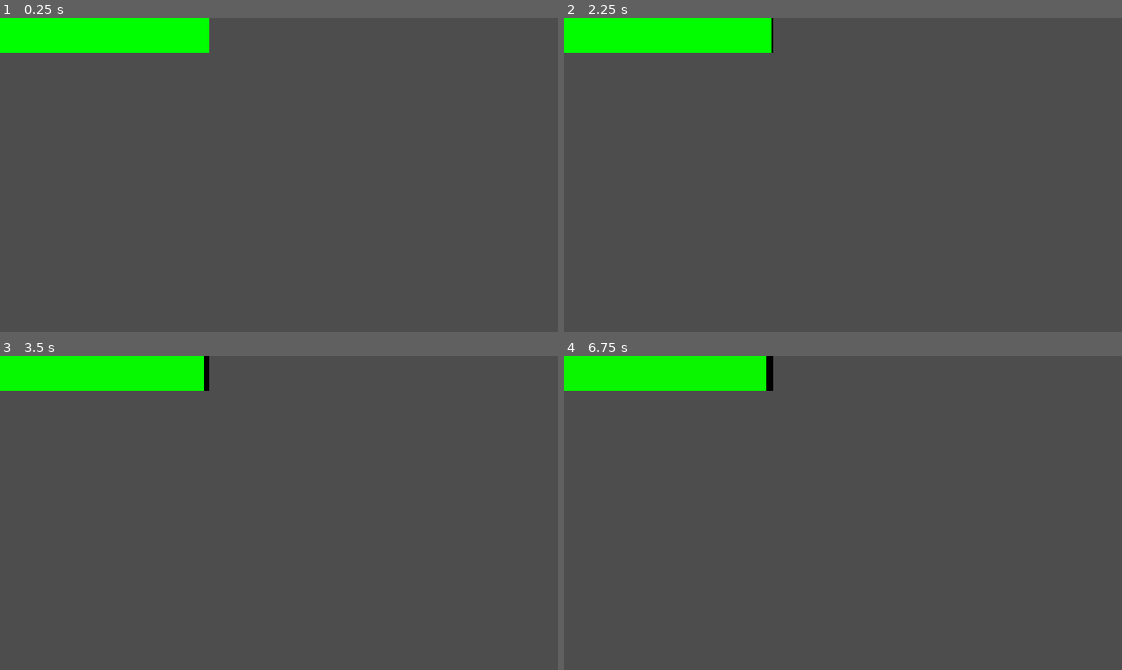
Above: before the commit, frames 1-4 (two rows, left to right).
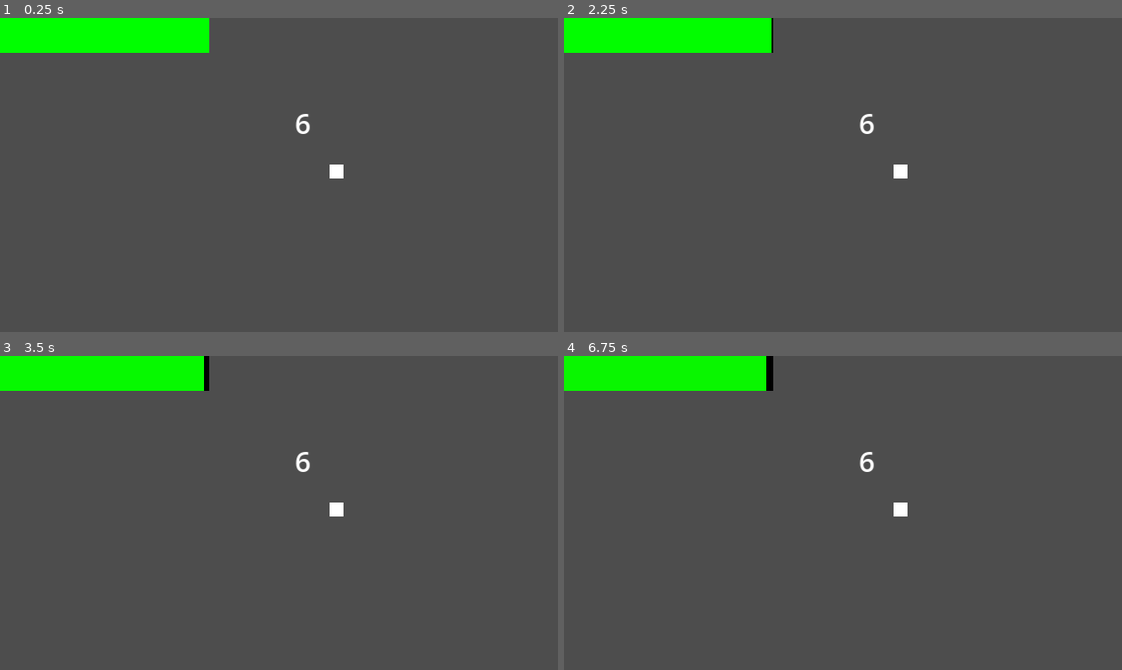
Above: after the commit, the same moments.

Repository: SabrinaRoss/Ludum-Dare-56
Game: Godot game, scene res://src/main/Level 2.tscn
The game is run twice, just before and just after one commit, with the same random seed, the same clock (stepped at 60 frames per second) and the same inputs. This scene is started directly instead of the project's main scene.
Inputs (mouse positions are in pixels of both pictures, inside the frame that each line leads up to):
- Up to frame 1 (0.25 s): no input
- Up to frame 2 (2.25 s): tap Enter at 0.5, 2 s; move the mouse to (965, 159) at 0.52 s; press the mouse at (965, 159) at 0.53 s; hold D (right) 0.53-1.28 s; tap Space (roll) at 1.25, 1.35 s; move the mouse to (731, 190) at 1.27 s; release the mouse at (731, 190) at 1.28 s; hold S (down) 1.28-2.03 s; move the mouse to (898, 105) at 2.02 s; hold D (right) from 2.03 s (still down); hold 1 from 2.03 s (still down)
- Up to frame 3 (3.5 s): tap Space (roll) at 2.75 s; move the mouse to (251, 575) at 2.77 s; release D (right) at 2.78 s; release 1 at 2.78 s; hold W (up) from 2.78 s (still down); click (251, 575) at 2.85 s
- Up to frame 4 (6.75 s): tap Enter at 3.5 s; move the mouse to (1010, 560) at 3.52 s; release W (up) at 3.53 s; hold A (left) 3.53-5.03 s; tap Space (roll) at 3.6, 4.25, 5.85 s; move the mouse to (675, 465) at 4.27 s; tap 1 at 4.35 s; move the mouse to (870, 513) at 5.02 s; press the mouse at (870, 513) at 5.03 s; hold S (down) 5.03-5.78 s; move the mouse to (759, 434) at 5.77 s; release the mouse at (759, 434) at 5.78 s; hold D (right) 5.78-6.53 s; move the mouse to (965, 497) at 6.52 s; hold W (up) from 6.53 s (still down); hold 1 from 6.53 s (still down)

The runs differ from the first frame. In frame 1, 0.2% of the frame differs, in the area x 52-62%, y 30-52%; in frame 2, 0.2%; in frame 3, 0.2%; in frame 4, 0.2%.

Commit message:
squirrel and shit

Diff:
--- a/src/entities/boss/squirrel/nut_circle.gd
+++ b/src/entities/boss/squirrel/nut_circle.gd
@@ -41,10 +41,11 @@
 	velocity = dir * speed
 	move_and_slide()
 	for nut in nuts:
-		if not nut or not nut.locked:
+		if not is_instance_valid(nut) or not nut.locked:
 			nuts.erase(nut)
 			if not nuts:
 				queue_free()
+			continue
 		nut.velocity = velocity
 		nut.move_and_slide()
 		var nut_vect = (nut.global_position - global_position).normalized()
--- a/src/entities/boss/squirrel/nut_circle.tscn
+++ b/src/entities/boss/squirrel/nut_circle.tscn
@@ -5,6 +5,7 @@
 [sub_resource type="CircleShape2D" id="CircleShape2D_wfqub"]
 
 [node name="NutCircle" type="CharacterBody2D"]
+top_level = true
 collision_layer = 0
 collision_mask = 0
 script = ExtResource("1_qpq65")
--- a/src/entities/boss/squirrel/squirrel.gd
+++ b/src/entities/boss/squirrel/squirrel.gd
@@ -2,10 +2,13 @@
 
 var health = 100
 
+## dash vars
+var dash_dist = 60
+
 ## shotgun vars
-var shotgun_amount = 5
-var shotgun_spread = PI
-var shotgun_spawn_radius = 10
+var shotgun_amount = 10
+var shotgun_spread = PI / 2
+var shotgun_spawn_radius = 0
 var shotgun_speed = 100
 var shotgun_acorn_chance = 0.1
 
@@ -14,26 +17,34 @@
 var spinning_ball_acorn_chance = 0.5
 var spinning_ball_speed = 40
 var spinning_ball_rot_speed = 100
-var spinning_ball_spawn_dist = 10
+var spinning_ball_spawn_dist = 0
+
+## burst vars
+var burst_amount = 15
+var burst_acorn_chance = 0.1
+var burst_speed = 100
+var burst_spawn_dist = 0
 
 ## snipe vars
 var snipe_speed = 200
-var snipe_spawn_dist = 10
+var snipe_spawn_dist = 0
 
 ## frenzy vars
 var frenzy_speed = 50
-var frenzy_acorns_per_wave = 3
+var frenzy_acorns_per_wave = 20
 var frenzy_wave_num = 20
 var frenzy_wave_cooldown = 0.5
-var frenzy_spawn_dist = 10
+var frenzy_spawn_dist = 0
 var frenzy_turn = PI / 8
 
 @onready var transformables = $Transformables
+@onready var animp = $AnimationPlayer
 
 @onready var nut_scene = preload("res://src/entities/boss/squirrel/squirrel_nut.tscn")
 @onready var acorn_scene = preload("res://src/entities/boss/squirrel/squirrel_acorn.tscn")
 @onready var nut_circle = preload("res://src/entities/boss/squirrel/nut_circle.tscn")
 
+# -1 - idle
 # 0 - jump
 # 1 - dash
 # 2 - shotgun
@@ -43,27 +54,31 @@
 # 6 - frenzy
 var state
 
-var jump_destination = Vector2.ZERO
+var move_destination = Vector2.ZERO
 var nut_bounces = 0
 var last_slide_col : KinematicCollision2D = null
 
-var rest_timer = 0
+var idle_timer = 0
+var idle_next_state = 0
 var frenzy_wave_timer = 0
 var frenzy_waves = 0
 var frenzy_degree = 0
 
+var has_frenzied = false
+
 func _ready() -> void:
-	switch_states(0)
+	switch_states(6)
 
 func _physics_process(delta: float) -> void:
-	if rest_timer <= 0:
-		physics_process_state()
-		check_switch_state()
+	physics_process_state(delta)
 	move_and_slide()
 	last_slide_col = get_last_slide_collision()
-
-func physics_process_state():
+	$Label.text = str(state)
+
+func physics_process_state(delta):
 	match state:
+		-1:
+			idle_state_physics(delta)
 		0:
 			jump_state_physics()
 		1:
@@ -77,9 +92,10 @@
 		5:
 			snipe_state_physics()
 		6:
-			frenzy_state_physics()
+			frenzy_state_physics(delta)
 
 func switch_states(new_state):
+	velocity = Vector2.ZERO
 	if state:
 		exit_state()
 	state = new_state
@@ -87,6 +103,8 @@
 
 func enter_state():
 	match state:
+		-1:
+			enter_idle_state()
 		0:
 			enter_jump_state()
 		1:
@@ -143,12 +161,23 @@
 		transformables.scale.x = 1
 
 func dash_move():
-	pass
+	var stage_middle = Vector2(320,180) / 2
+	var mid_vect = stage_middle - global_position
+	mid_vect /= 6
+	mid_vect = mid_vect * mid_vect * (mid_vect / abs(mid_vect))
+	var player_vect = Singleton.player.global_position - global_position
+	player_vect = (200 - player_vect.length()) * player_vect.normalized()
+	var orth_vect = Vector2(player_vect.y, -player_vect.x).normalized()
+	if randf() < 0.5:
+		orth_vect = Vector2(-player_vect.y, player_vect.x).normalized()
+	var move_vect = (mid_vect - player_vect + orth_vect * 75).normalized()
+	move_destination = global_position + move_vect.normalized() * dash_dist
+	global_position = move_destination
 
 func shotgun_attack():
 	var dir_vect = (Singleton.player.global_position - global_position).normalized()
 	update_facing(dir_vect)
-	var start_angle = dir_vect.angle() - shotgun_spread / 2
+	var start_angle = dir_vect.angle() - shotgun_spread / 2 + shotgun_spread / shotgun_amount / 2
 	for i in range(shotgun_amount):
 		var cur_dir = Vector2.RIGHT.rotated(start_angle + i * shotgun_spread / shotgun_amount)
 		var new_projectile
@@ -174,6 +203,22 @@
 	new_spinning_ball.global_position = global_position + dir_vect * spinning_ball_spawn_dist
 	add_child(new_spinning_ball)
 
+func burst_attack():
+	var angle_inc = TAU / burst_amount
+	var start_angle = randf_range(0, angle_inc)
+	for i in range(burst_amount):
+		var dir_vect = Vector2.from_angle(start_angle + angle_inc * i)
+		var new_projectile
+		if randf() < burst_acorn_chance:
+			new_projectile = acorn_scene.instantiate()
+		else:
+			new_projectile = nut_scene.instantiate()
+			new_projectile.bounces = nut_bounces
+		new_projectile.dir = dir_vect
+		new_projectile.speed = burst_speed
+		new_projectile.global_position = global_position + burst_spawn_dist * dir_vect
+		add_child(new_projectile)
+
 func snipe_attack():
 	var dir_vect = (Singleton.player.global_position - global_position).normalized()
 	update_facing(dir_vect)
@@ -197,16 +242,19 @@
 		add_child(new_nut)
 
 func idle(time):
-	pass
+	idle_timer = time
+	switch_states(-1)
 
 func upgrade_stats():
 	pass
 
-func norm_pick_state() -> int:
-	return 0
-
 ## PHYSICS FUNCTIONS
 
+func idle_state_physics(delta):
+	idle_timer -= delta
+	if idle_timer <= 0:
+		check_switch_idle_state()
+
 func jump_state_physics():
 	pass
 
@@ -225,81 +273,144 @@
 func snipe_state_physics():
 	pass
 
-func frenzy_state_physics():
+func frenzy_state_physics(delta):
 	if frenzy_wave_timer <= 0:
 		spawn_frenzy_wave()
 		frenzy_degree -= frenzy_turn
 		frenzy_waves -= 1
 		frenzy_wave_timer = frenzy_wave_cooldown
 		if frenzy_waves == 0:
-			switch_states(norm_pick_state())
+			check_switch_frenzy_state()
+		print(frenzy_waves)
+	frenzy_wave_timer -= delta
 
 ## ENTER STATE FUNCTIONS
 
+func enter_idle_state():
+	animp.play("idle")
+
 func enter_jump_state():
-	pass
+	animp.play("jump")
 
 func enter_dash_state():
-	pass
+	animp.play("dash")
+	dash_move()
 
 func enter_shotgun_state():
-	pass
+	animp.play("shotgun")
+	shotgun_attack()
 
 func enter_spinning_ball_state():
-	pass
+	animp.play("spinning_ball")
+	spinning_ball_attack()
 
 func enter_burst_state():
-	pass
+	animp.play("burst")
+	burst_attack()
 
 func enter_snipe_state():
-	pass
+	animp.play("snipe")
+	snipe_attack()
 
 func enter_frenzy_state():
-	pass
+	animp.play("frenzy")
+	frenzy_waves = frenzy_wave_num
 
 ## EXIT STATE FUNCTIONS
 
 func exit_jump_state():
-	idle(1)
+	pass
 
 func exit_dash_state():
-	idle(1)
+	pass
 
 func exit_shotgun_state():
-	idle(1)
+	pass
 
 func exit_spinning_ball_state():
-	idle(1)
+	pass
 
 func exit_burst_state():
-	idle(1)
+	pass
 
 func exit_snipe_state():
-	idle(1)
+	pass
 
 func exit_frenzy_state():
 	upgrade_stats()
-	idle(1)
 
 ## SWITCH STATE FUNCTIONS
 
+func check_switch_idle_state():
+	switch_states(idle_next_state)
+
 func check_switch_jump_state():
-	pass
+	idle_next_state = 6
+	idle(1)
 
 func check_switch_dash_state():
-	pass
+	var p = randf()
+	if p < 0.2:
+		idle_next_state = 1
+	elif p < 0.6:
+		idle_next_state = 2
+	elif p < 0.8:
+		idle_next_state = 3
+	else:
+		idle_next_state = 4
+	idle(1)
 
 func check_switch_shotgun_state():
-	pass
+	var p = randf()
+	if p < 0.8:
+		idle_next_state = 1
+	else:
+		idle_next_state = 5
+	idle(1)
 
 func check_switch_spinning_ball_state():
-	pass
+	var p = randf()
+	if p < 0.6:
+		idle_next_state = 1
+	elif p < 0.8:
+		idle_next_state = 2
+	else:
+		idle_next_state = 5
+	idle(1)
 
 func check_switch_burst_state():
-	pass
+	var p = randf()
+	if p < 0.4:
+		idle_next_state = 1
+	elif p < 0.7:
+		idle_next_state = 2
+	else:
+		idle_next_state = 5
+	idle(1)
 
 func check_switch_snipe_state():
-	pass
+	idle_next_state = 1
+	idle(1)
 
 func check_switch_frenzy_state():
-	pass
+	idle_next_state = 5
+	idle(1)
+
+func _on_animation_player_animation_finished(anim_name: StringName) -> void:
+	match anim_name:
+		"idle":
+			pass
+		"jump":
+			check_switch_jump_state()
+		"dash":
+			check_switch_dash_state()
+		"shotgun":
+			check_switch_shotgun_state()
+		"spinning_ball":
+			check_switch_spinning_ball_state()
+		"burst":
+			check_switch_burst_state()
+		"snipe":
+			check_switch_snipe_state()
+		"frenzy":
+			pass
--- a/src/entities/boss/squirrel/squirrel.tscn
+++ b/src/entities/boss/squirrel/squirrel.tscn
@@ -8,7 +8,44 @@
 
 [sub_resource type="CircleShape2D" id="CircleShape2D_4qfvs"]
 
+[sub_resource type="Animation" id="Animation_0mqtx"]
+resource_name = "dash"
+
+[sub_resource type="Animation" id="Animation_pti6m"]
+resource_name = "frenzy"
+
+[sub_resource type="Animation" id="Animation_ejnp4"]
+resource_name = "idle"
+
+[sub_resource type="Animation" id="Animation_kbm22"]
+resource_name = "jump"
+
+[sub_resource type="Animation" id="Animation_7duby"]
+resource_name = "shotgun"
+
+[sub_resource type="Animation" id="Animation_f6hq5"]
+resource_name = "burst"
+
+[sub_resource type="Animation" id="Animation_obsoe"]
+resource_name = "snipe"
+
+[sub_resource type="Animation" id="Animation_mpwv8"]
+resource_name = "spinning_ball"
+
+[sub_resource type="AnimationLibrary" id="AnimationLibrary_2u8nl"]
+_data = {
+"burst": SubResource("Animation_f6hq5"),
+"dash": SubResource("Animation_0mqtx"),
+"frenzy": SubResource("Animation_pti6m"),
+"idle": SubResource("Animation_ejnp4"),
+"jump": SubResource("Animation_kbm22"),
+"shotgun": SubResource("Animation_7duby"),
+"snipe": SubResource("Animation_obsoe"),
+"spinning_ball": SubResource("Animation_mpwv8")
+}
+
 [node name="Squirrel" type="CharacterBody2D"]
+collision_layer = 0
 script = ExtResource("1_2mrnn")
 
 [node name="CollisionShape2D" type="CollisionShape2D" parent="."]
@@ -27,3 +64,20 @@
 
 [node name="CollisionShape2D" type="CollisionShape2D" parent="Transformables/Hitbox"]
 shape = SubResource("CircleShape2D_4qfvs")
+
+[node name="AnimationPlayer" type="AnimationPlayer" parent="."]
+libraries = {
+"": SubResource("AnimationLibrary_2u8nl")
+}
+
+[node name="Label" type="Label" parent="."]
+offset_left = -20.0
+offset_top = -35.0
+offset_right = 20.0
+offset_bottom = -12.0
+
+[node name="ColorRect" type="ColorRect" parent="."]
+offset_right = 8.0
+offset_bottom = 8.0
+
+[connection signal="animation_finished" from="AnimationPlayer" to="." method="_on_animation_player_animation_finished"]
--- a/src/entities/boss/squirrel/squirrel_acorn.tscn
+++ b/src/entities/boss/squirrel/squirrel_acorn.tscn
@@ -3,8 +3,10 @@
 [ext_resource type="Script" path="res://src/entities/boss/squirrel/squirrel_acorn.gd" id="1_tikn1"]
 
 [sub_resource type="CircleShape2D" id="CircleShape2D_7oyjo"]
+radius = 8.0
 
 [sub_resource type="CircleShape2D" id="CircleShape2D_0f5uu"]
+radius = 8.0
 
 [node name="SquirrelAcorn" type="CharacterBody2D"]
 top_level = true
--- a/src/entities/boss/squirrel/squirrel_nut.tscn
+++ b/src/entities/boss/squirrel/squirrel_nut.tscn
@@ -3,8 +3,10 @@
 [ext_resource type="Script" path="res://src/entities/boss/squirrel/squirrel_nut.gd" id="1_osiau"]
 
 [sub_resource type="CircleShape2D" id="CircleShape2D_n0rys"]
+radius = 3.0
 
 [sub_resource type="CircleShape2D" id="CircleShape2D_u1r27"]
+radius = 3.0
 
 [node name="SquirrelNut" type="CharacterBody2D"]
 top_level = true
--- /dev/null
+++ b/src/entities/boss/squirrel/test.tscn
@@ -0,0 +1,12 @@
+[gd_scene load_steps=3 format=3 uid="uid://detc4605bbpr3"]
+
+[ext_resource type="PackedScene" uid="uid://ep7y72lycq5p" path="res://src/entities/boss/squirrel/squirrel.tscn" id="1_lwoet"]
+[ext_resource type="PackedScene" uid="uid://t2oal6prg838" path="res://src/entities/player/player_beetle.tscn" id="2_4gp32"]
+
+[node name="Test" type="Node2D"]
+
+[node name="PlayerBeetle" parent="." instance=ExtResource("2_4gp32")]
+position = Vector2(208, 89)
+
+[node name="Squirrel" parent="." instance=ExtResource("1_lwoet")]
+position = Vector2(139.838, 83.9867)
--- a/src/entities/player/player_beetle.tscn
+++ b/src/entities/player/player_beetle.tscn
@@ -57,6 +57,7 @@
 
 [node name="CollisionShape2D" type="CollisionShape2D" parent="transformables/Hitbox"]
 shape = SubResource("RectangleShape2D_eio08")
+disabled = true
 
 [node name="ParryBox" type="Area2D" parent="transformables"]
 collision_layer = 0
@@ -64,6 +65,7 @@
 
 [node name="CollisionShape2D" type="CollisionShape2D" parent="transformables/ParryBox"]
 shape = SubResource("RectangleShape2D_erq0d")
+disabled = true
 
 [node name="Sprite2D" type="Sprite2D" parent="transformables"]
 
Not shown: 1 places in src/entities/boss/squirrel/squirrel.tscn that only renumber resources
